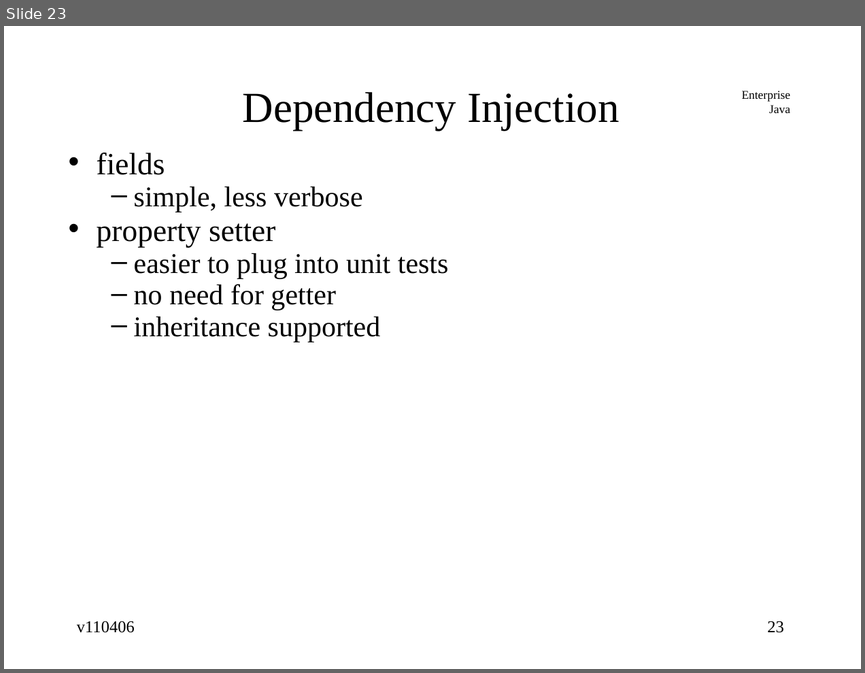
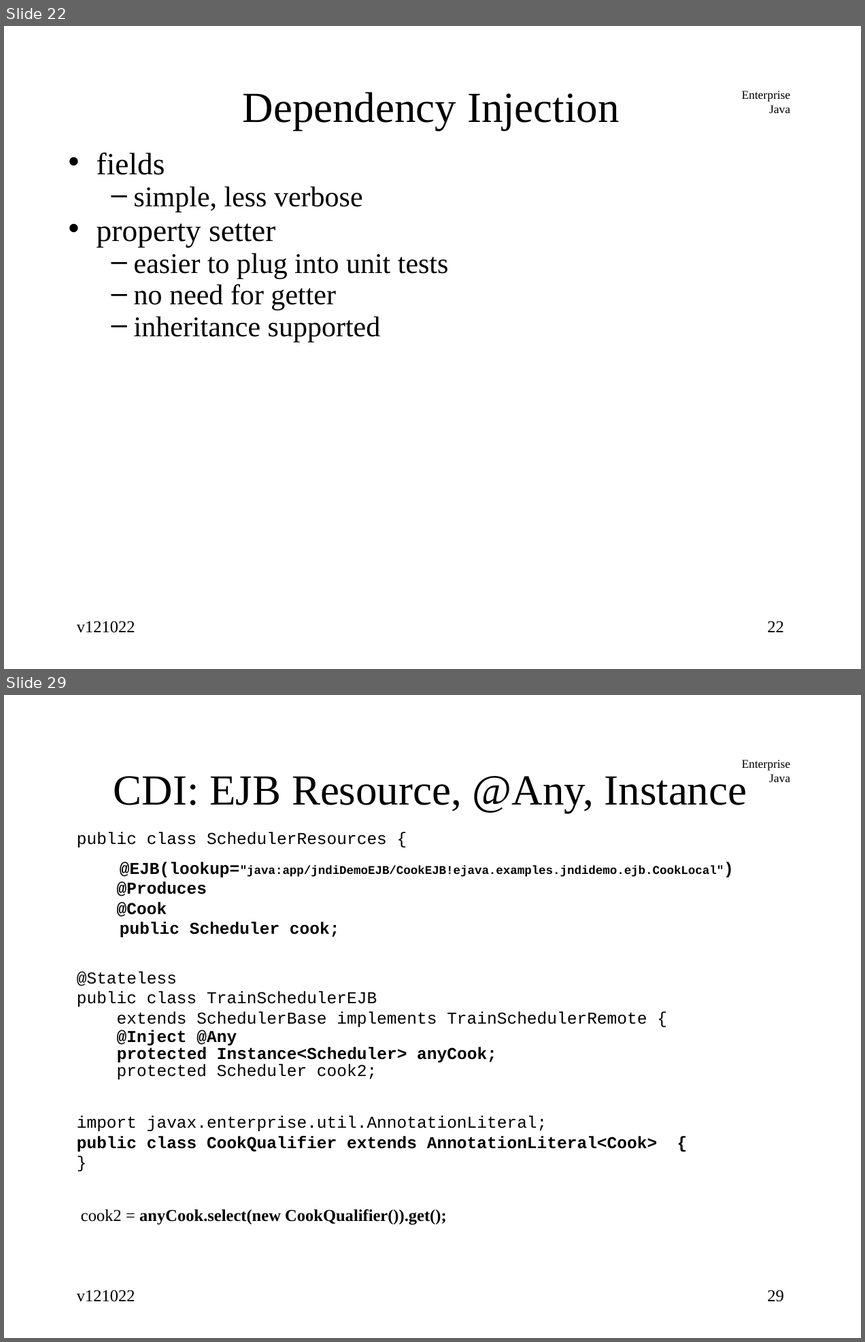
Before and after one commit to jcstaff/ejava-javaee, a slide deck: jndiDemo/src/site/resources/lectures/jndiENC.ppt. Shown one above the other, each under a label of ours: slide 23 before the commit, slides 22 and 29 after it; the slides between them are not shown. The pictures are 865x673 and 865x1342 pixels, drawn with LibreOffice and Linux fonts; fonts in the diff are those of the drawing. Boxes give left, top, right and bottom in pixels: in the first picture for what was removed or moved away, otherwise in the second. Text is boxed around its words. In the diff, an @@ line names an element or a change of style, - is before the commit and + after.

```diff
--- a/jndiDemo/src/site/resources/lectures/jndiENC.ppt
+++ b/jndiDemo/src/site/resources/lectures/jndiENC.ppt
@@ slide 29 added at box(4, 695, 861, 1338), background #FFFFFF; not listed: 1 template element that a slide beside it also shows @@
@@ title added at box(113, 776, 747, 813), 36 pt, text #000000 @@
+CDI: EJB Resource, @Any, Instance
@@ text added at box(77, 832, 724, 1224), 14 pt, text #000000, bold @@
+public class SchedulerResources {
+@EJB(lookup="java:app/jndiDemoEJB/CookEJB!ejava.examples.jndidemo.ejb.CookLocal")
+@Produces
+@Cook
+public Scheduler cook;
+@Stateless
+public class TrainSchedulerEJB
+extends SchedulerBase implements TrainSchedulerRemote {
+@Inject @Any
+protected Instance<Scheduler> anyCook;
+protected Scheduler cook2;
+import javax.enterprise.util.AnnotationLiteral;
+public class CookQualifier extends AnnotationLiteral<Cook> {
+}
+cook2 = anyCook.select(new CookQualifier()).get();
@@ text added at box(77, 1289, 135, 1302), 14 pt, text #000000 @@
+v121022
@@ page number added at box(767, 1289, 784, 1302), 14 pt, text #000000 @@
+29
@@ what was slide 23 is now slide 22 @@
@@ slide 22 changed as well @@
@@ text at box(77, 620, 135, 633): text changed @@
-v110406
+v121022
@@ page number at box(767, 620, 784, 632): text changed @@
-23
+22
```
Also in this commit, not shown: 23 other slides changed, 11 other slides added, 1 slide removed.
